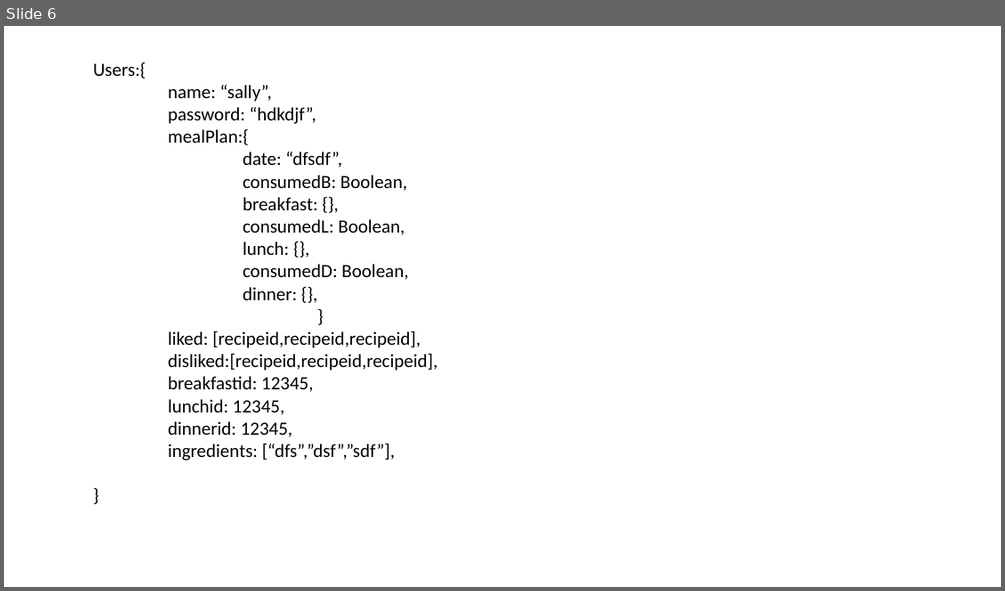
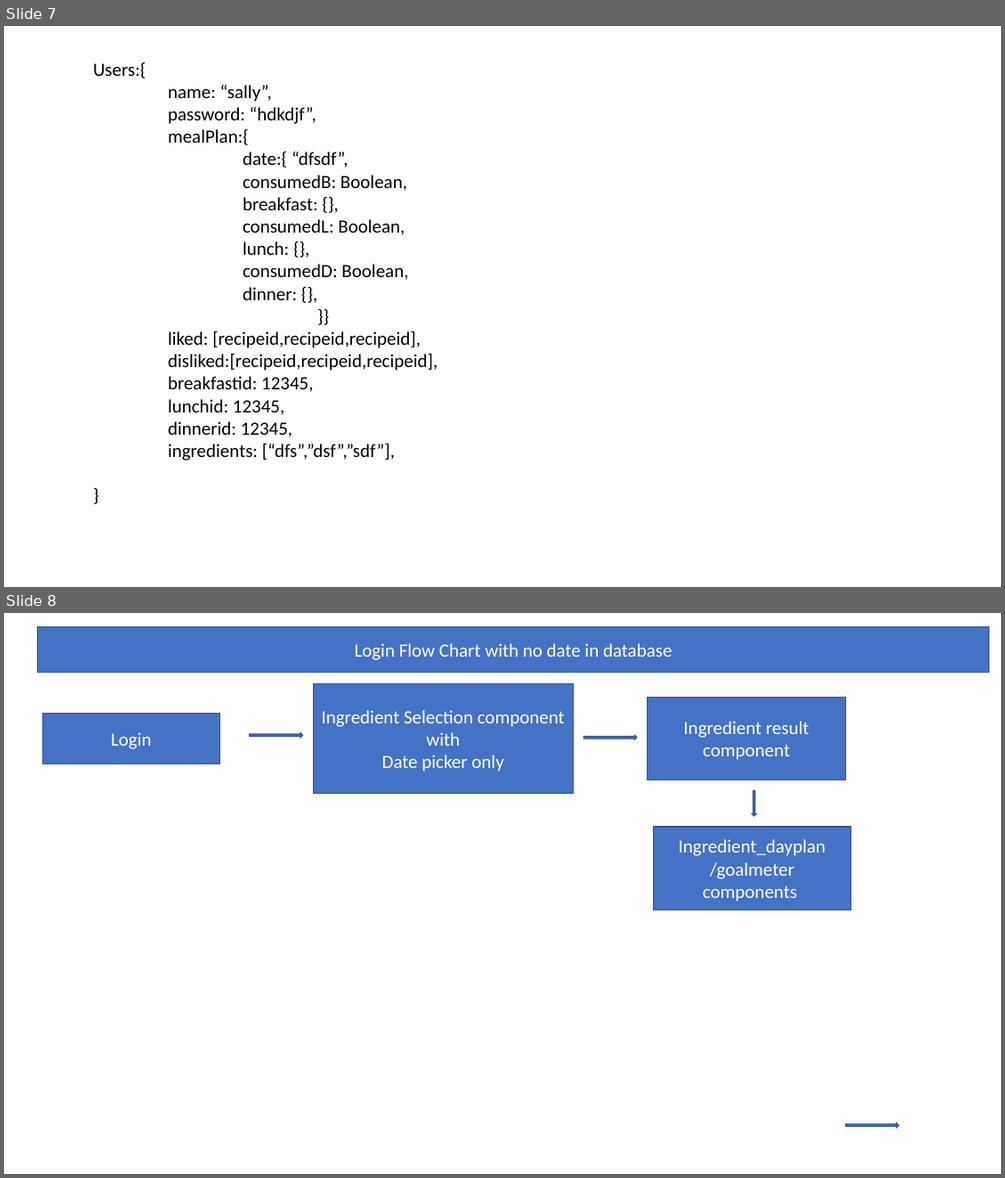
Before and after one commit to Blue-Esculent/Wireframes, a slide deck: ESCULENT.pptx. Shown one above the other, each under a label of ours: slide 6 before the commit, slides 7 and 8 after it. The pictures are 1005x591 and 1005x1178 pixels, drawn with LibreOffice and Linux fonts; fonts in the diff are those of the drawing. Boxes give left, top, right and bottom in pixels: in the first picture for what was removed or moved away, otherwise in the second. Text is boxed around its words. In the diff, an @@ line names an element or a change of style, - is before the commit and + after.

Commit message:
Updated wireframes and added flow charts

```diff
--- a/ESCULENT.pptx
+++ b/ESCULENT.pptx
@@ slide 8 added at [4,613,1001,1174], background #FFFFFF @@
@@ rectangle added at [38,626,989,672], fill #4472C4, outline #325491 1 pt, 18 pt, text #FFFFFF @@
+Login Flow Chart with no date in database
@@ rectangle added at [314,683,573,793], fill #4472C4, outline #325491 1 pt, 18 pt, text #FFFFFF @@
+Ingredient Selection component with
+Date picker only
@@ rectangle added at [42,714,220,764], fill #4472C4, outline #325491 1 pt, 18 pt, text #FFFFFF @@
+Login
@@ rectangle added at [647,697,846,779], fill #4472C4, outline #325491 1 pt, 18 pt, text #FFFFFF @@
+Ingredient result component
@@ right arrow added at [250,733,302,738], fill #4472C4, outline #325491 1 pt @@
@@ right arrow added at [583,735,637,739], fill #4472C4, outline #325491 1 pt @@
@@ right arrow added at [752,791,756,816], fill #4472C4, outline #325491 1 pt @@
@@ rectangle added at [653,827,851,910], fill #4472C4, outline #325491 1 pt, 18 pt, text #FFFFFF @@
+Ingredient_dayplan
+/goalmeter components
@@ right arrow added at [845,1123,898,1127], fill #4472C4, outline #325491 1 pt @@
@@ what was slide 6 is now slide 7 @@
@@ slide 7 changed as well @@
@@ text at [93,62,437,460]: text changed @@
-}
+}}
@@ text at [243,151,348,168]: text changed @@
-date: “dfsdf”,
+date:{ “dfsdf”,
```
Also in this commit, not shown: 4 other slides changed, 3 other slides added.
